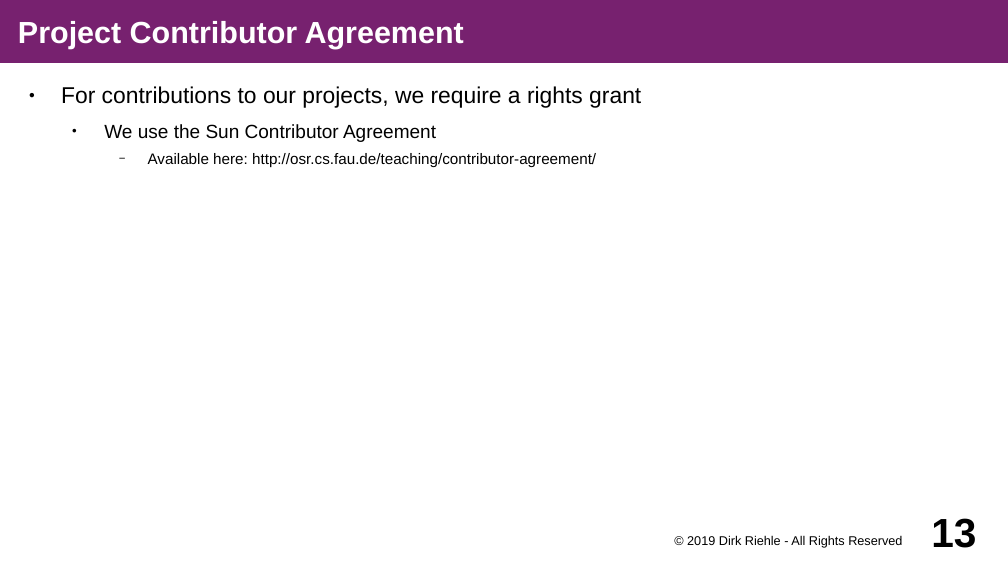
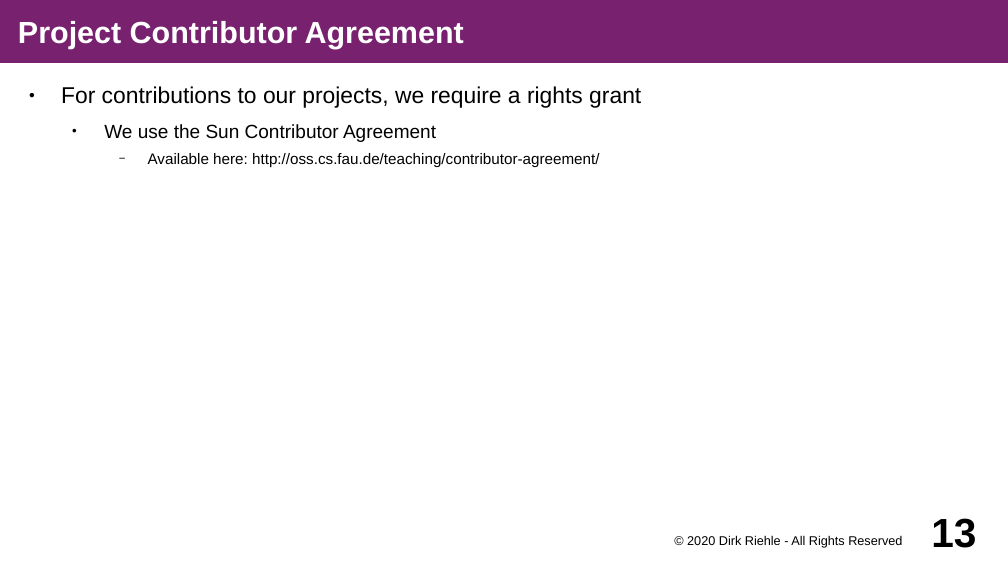
Before and after one commit to dirkriehle/amse-course, a slide deck: slide 13 of Lecture slides/AMSE A01 - Course Introduction.odp. Drawn at 1008x567 pixels with LibreOffice and Linux fonts; fonts in the diff are those of the drawing. Boxes give left, top, right and bottom in pixels: in the first picture for what was removed or moved away, otherwise in the second. Text is boxed around its words. In the diff, an @@ line names an element or a change of style, - is before the commit and + after.

```diff
--- a/Lecture slides/AMSE A01 - Course Introduction.odp
+++ b/Lecture slides/AMSE A01 - Course Introduction.odp
@@ text at bbox=[148, 153, 599, 167]: text changed @@
-    − Available here: http://osr.cs.fau.de/teaching/contributor-agreement/
+    − Available here: http://oss.cs.fau.de/teaching/contributor-agreement/
@@ text at bbox=[687, 535, 902, 548]: text changed @@
-© 2019 Dirk Riehle - All Rights Reserved
+© 2020 Dirk Riehle - All Rights Reserved
```
Also in this commit, not shown: 14 other slides changed, 5 other files.
